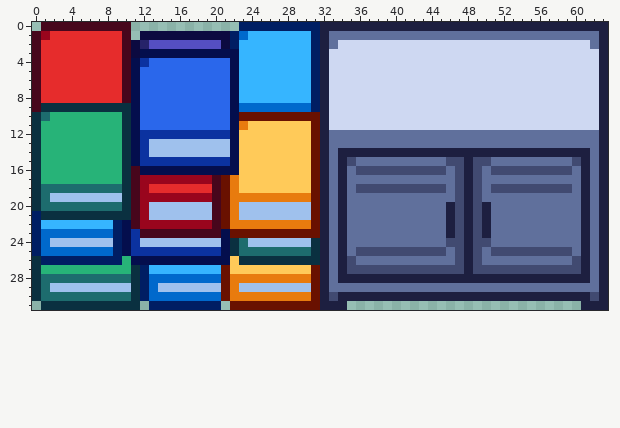
Pixel-art sprite -- assets/tilesetimages/school_obstacles.png. Above, as it was before the edit.
The file is 64x32 pixels.
And afterwards:
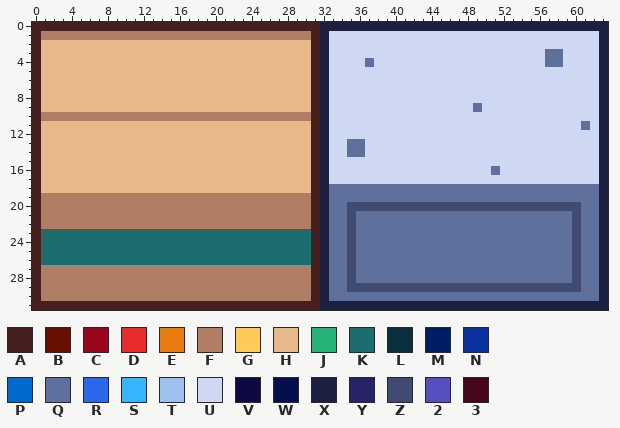
Palette (. is transparent): A #45201f  B #691100  C #99051d  D #e62c2c  E #e87b0e  F #b07e64  G #ffca59  H #e6b88a  J #27b378  K #1d6c6e  L #0a3040  M #001e63  N #0b32a0  P #0069cc  Q #60709c  R #2a67eb  S #36b5ff  T #9fc1ed  U #ced8f2  V #0c0a40  W #040e4d  X #1d1f40  Y #262369  Z #414a71  2 #554fc2  3 #47061c
What changed:
Changed rows in their new state; - is an unchanged pixel.
first column x 0:
 0 AAAAAAAAAAAAAAAAAAAAAAAAAAAAAAAA-------------------------------
 1 AFFFFFFFFFFFFFFFFFFFFFFFFFFFFFFA-UUUUUUUUUUUUUUUUUUUUUUUUUUUUUU
 2 AHHHHHHHHHHHHHHHHHHHHHHHHHHHHHHA-U----------------------------U
 3 AHHHHHHHHHHHHHHHHHHHHHHHHHHHHHHA-------------------------QQ----
 4 AHHHHHHHHHHHHHHHHHHHHHHHHHHHHHHA-----Q-------------------QQ----
 5 AHHHHHHHHHHHHHHHHHHHHHHHHHHHHHHA-------------------------------
 6 AHHHHHHHHHHHHHHHHHHHHHHHHHHHHHHA-------------------------------
 7 AHHHHHHHHHHHHHHHHHHHHHHHHHHHHHHA-------------------------------
 8 AHHHHHHHHHHHHHHHHHHHHHHHHHHHHHHA-------------------------------
 9 AHHHHHHHHHHHHHHHHHHHHHHHHHHHHHHA-----------------Q-------------
10 AFFFFFFFFFFFFFFFFFFFFFFFFFFFFFFA-------------------------------
11 AHHHHHHHHHHHHHHHHHHHHHHHHHHHHHHA-----------------------------Q-
12 AHHHHHHHHHHHHHHHHHHHHHHHHHHHHHHA-UUUUUUUUUUUUUUUUUUUUUUUUUUUUUU
13 AHHHHHHHHHHHHHHHHHHHHHHHHHHHHHHA-UU--UUUUUUUUUUUUUUUUUUUUUUUUUU
14 AHHHHHHHHHHHHHHHHHHHHHHHHHHHHHHA-UUQQUUUUUUUUUUUUUUUUUUUUUUUUUU
15 AHHHHHHHHHHHHHHHHHHHHHHHHHHHHHHA-UUUUUUUUUUUUUUUUUUUUUUUUUUUUUU
16 AHHHHHHHHHHHHHHHHHHHHHHHHHHHHHHA-UUUUUUUUUUUUUUUUUUQUUUUUUUUUUU
17 AHHHHHHHHHHHHHHHHHHHHHHHHHHHHHHA-UUUUUUUUUUUUUUUUUUUUUUUUUUUUUU
18 AHHHHHHHHHHHHHHHHHHHHHHHHHHHHHHA--Q-QQQQQQQQQQ-QQQ-QQQQQQQQQ-Q-
19 AFFFFFFFFFFFFFFFFFFFFFFFFFFFFFFA--Q------------QQQ-----------Q-
20 AFFFFFFFFFFFFFFFFFFFFFFFFFFFFFFA--QZZZZZZZZZZZZ-Z-ZZZZZZZZZZZQ-
21 AFFFFFFFFFFFFFFFFFFFFFFFFFFFFFFA--QZ----------QQQQQ---------ZQ-
22 AFFFFFFFFFFFFFFFFFFFFFFFFFFFFFFA--QZ----------QQQQQ---------ZQ-
23 AKKKKKKKKKKKKKKKKKKKKKKKKKKKKKKA--QZ----------QQQQQ---------ZQ-
24 AKKKKKKKKKKKKKKKKKKKKKK-KKKKKKKA--QZ----------QQQQQ---------ZQ-
25 AKKKKKKKKKKKKKKKKKKKKKK--------A--QZQQQQQQQQQQ-QQQ-QQQQQQQQQZQ-
26 AKKKKKKKKKKKKKKKKKKKKKKKKKKKKKKA--Q------------QQQ-----------Q-
27 AFFFFFFFFFFFFFFFFFFFFFFFFFFFFFFA--Q-QQQQQQQQQQQQQQQQQQQQQQQQ-Q-
28 AFFFFFFFFFFFFFFFFFFFFFFFFFFFFFFA--QZQQQQQQQQQQQQQQQQQQQQQQQQZQ-
29 AFFFFFFFFFFFFFFFFFFFFFFFFFFFFFFA---ZZZZZZZZZZZZZZZZZZZZZZZZZZ--
30 AFFFFFFFFFFFFFFFFFFFFFFFFFFFFFFA-QQQQQQQQQQQQQQQQQQQQQQQQQQQQQQ
31 AAAAAAAAAAAAAAAAAAAAAAAAAAAAAAAA---XXXXXXXXXXXXXXXXXXXXXXXXXX--
Changed places in both pictures, as pixel boxes (x1, y1, x2, y2):
changed: (32, 22, 599, 310)
